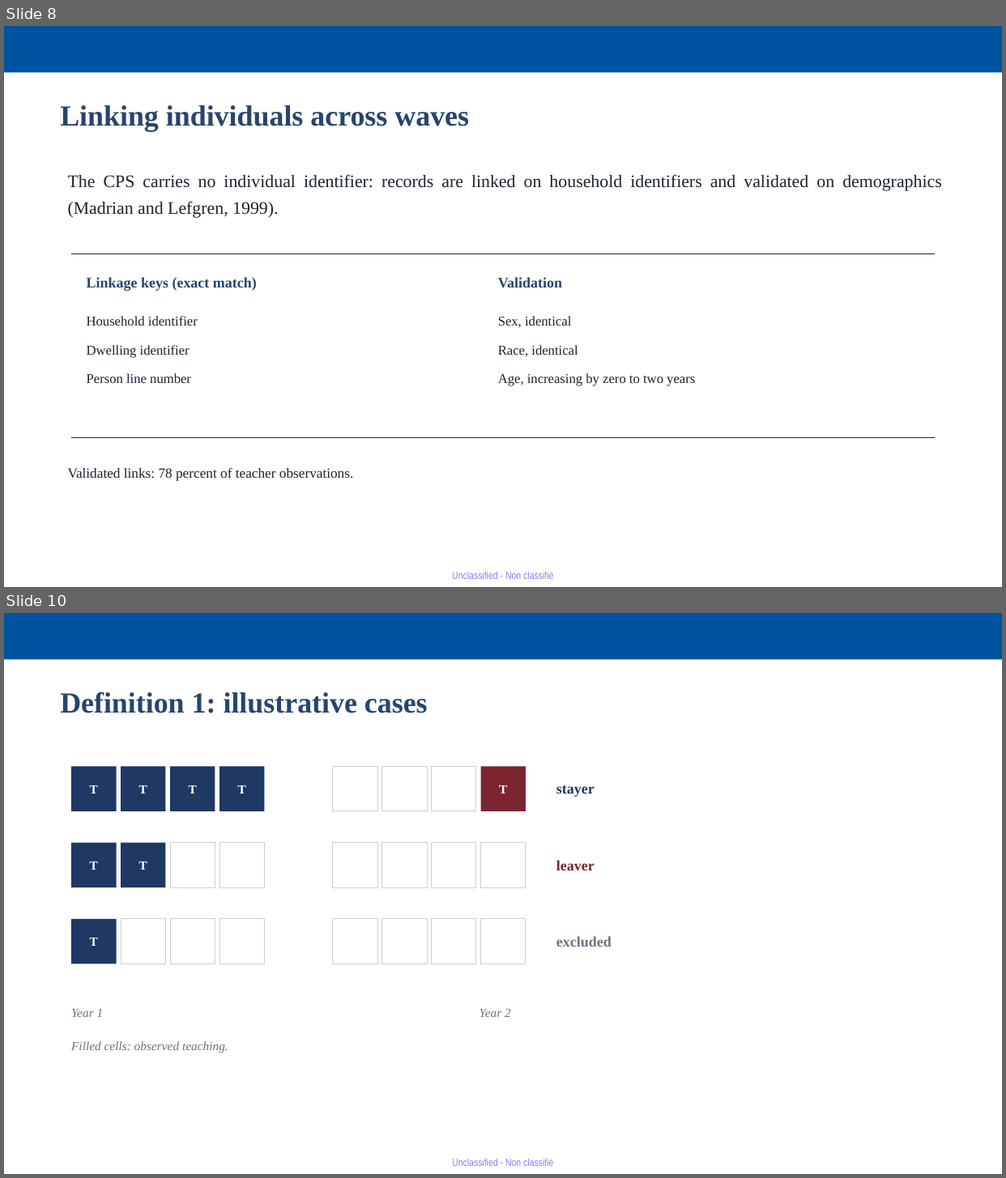
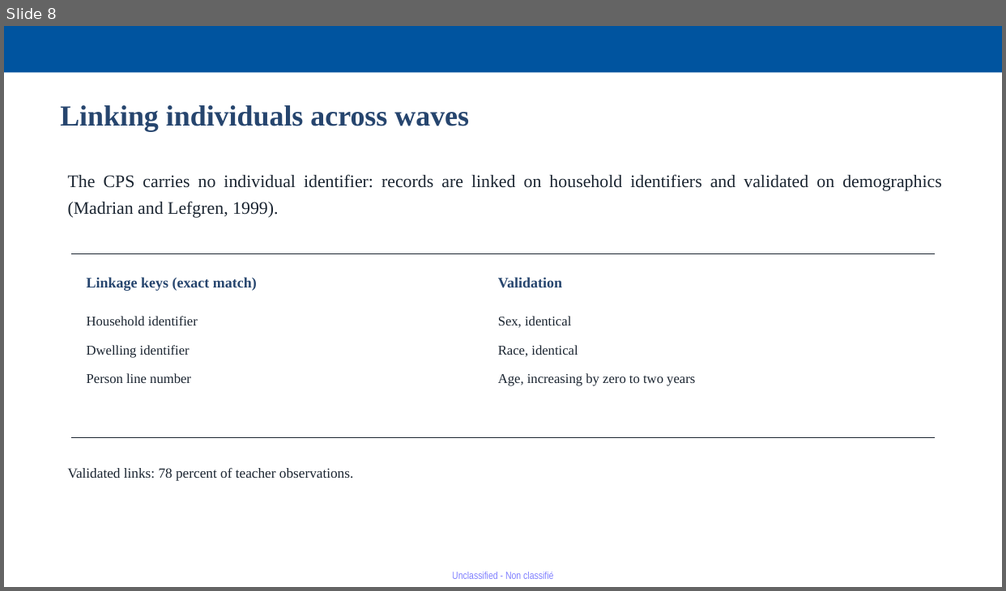
Before and after one commit to jedr1-ship-it/Alternative-Pathways----Quant, a slide deck: report/Proyect_US_v4.pptx. Shown one above the other, each under a label of ours: slides 8 and 10 before the commit, slide 8 after it; the slides between them are not shown. The pictures are 1006x1178 and 1006x591 pixels, drawn with LibreOffice and Linux fonts; fonts in the diff are those of the drawing. Boxes give left, top, right and bottom in pixels: in the first picture for what was removed or moved away, otherwise in the second. Text is boxed around its words. In the diff, an @@ line names an element or a change of style, - is before the commit and + after.

```diff
--- a/report/Proyect_US_v4.pptx
+++ b/report/Proyect_US_v4.pptx
@@ slide 10 removed at <box>4,613,1002,1174</box>, background #FFFFFF; not listed: 1 template element that a slide beside it also shows @@
@@ rectangle removed at <box>4,613,1002,659</box> @@
@@ text removed at <box>60,692,428,713</box> @@
-Definition 1: illustrative cases
@@ rectangle removed at <box>71,766,117,811</box> @@
-T
@@ rectangle removed at <box>121,766,166,811</box> @@
-T
@@ rectangle removed at <box>170,766,215,811</box> @@
-T
@@ rectangle removed at <box>219,766,265,811</box> @@
-T
@@ rectangle removed at <box>333,766,377,811</box> @@
@@ rectangle removed at <box>382,766,427,811</box> @@
@@ rectangle removed at <box>432,766,476,811</box> @@
@@ rectangle removed at <box>481,766,526,811</box> @@
-T
@@ text removed at <box>556,786,594,797</box> @@
-stayer
@@ rectangle removed at <box>71,843,117,888</box> @@
-T
@@ rectangle removed at <box>121,843,166,888</box> @@
-T
@@ rectangle removed at <box>170,843,215,888</box> @@
@@ rectangle removed at <box>219,843,265,888</box> @@
@@ rectangle removed at <box>333,843,377,888</box> @@
@@ rectangle removed at <box>382,843,427,888</box> @@
@@ rectangle removed at <box>432,843,476,888</box> @@
@@ rectangle removed at <box>481,843,526,888</box> @@
@@ text removed at <box>556,860,594,871</box> @@
-leaver
@@ rectangle removed at <box>71,919,117,964</box> @@
-T
@@ rectangle removed at <box>121,919,166,964</box> @@
@@ rectangle removed at <box>170,919,215,964</box> @@
@@ rectangle removed at <box>219,919,265,964</box> @@
@@ rectangle removed at <box>333,919,377,964</box> @@
@@ rectangle removed at <box>382,919,427,964</box> @@
@@ rectangle removed at <box>432,919,476,964</box> @@
@@ rectangle removed at <box>481,919,526,964</box> @@
@@ text removed at <box>556,936,612,947</box> @@
-excluded
@@ text removed at <box>71,1009,104,1017</box> @@
-Year 1
@@ text removed at <box>479,1009,511,1017</box> @@
-Year 2
@@ text removed at <box>71,1041,228,1053</box> @@
-Filled cells: observed teaching.
```
Also in this commit, not shown: 1 slide changed, 1 slide added, 1 other slide removed, 1 other file.
